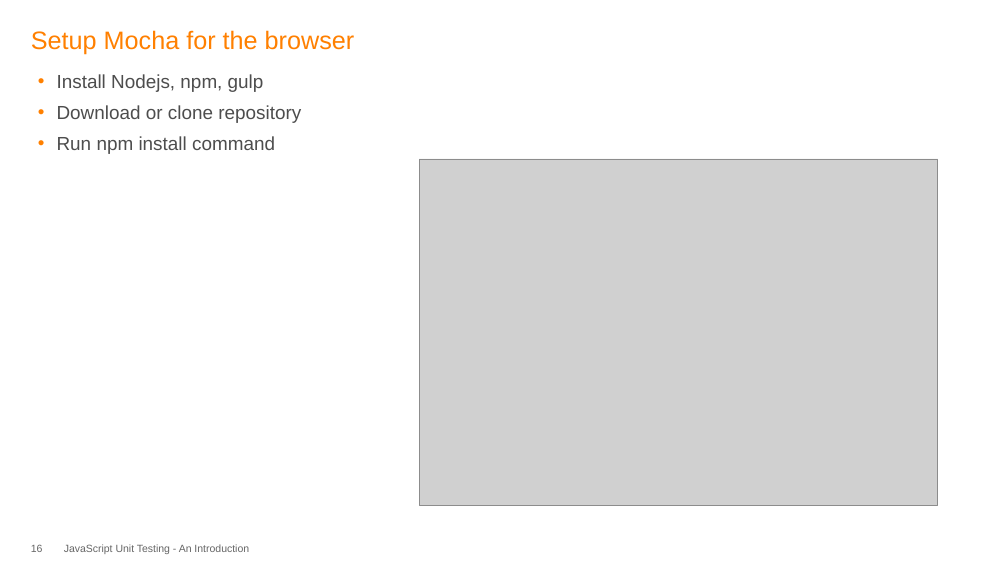
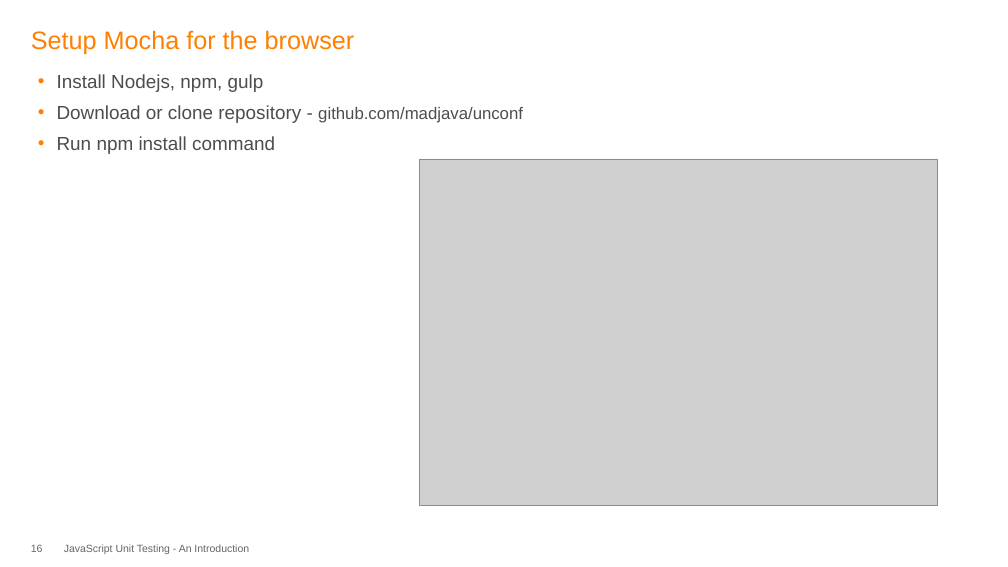
Before and after one commit to madjava/unconf, a slide deck: slide 16 of JavaScript Uint Testing.pptx. Drawn at 1008x567 pixels with LibreOffice and Linux fonts; fonts in the diff are those of the drawing; grey boxes stand for pictures; background and template pictures are left out. Boxes give left, top, right and bottom in pixels: in the first picture for what was removed or moved away, otherwise in the second. Text is boxed around its words. In the diff, an @@ line names an element or a change of style, - is before the commit and + after.

```diff
--- a/JavaScript Uint Testing.pptx
+++ b/JavaScript Uint Testing.pptx
@@ text at [57, 105, 523, 123]: text changed @@
-  • Download or clone repository
+  • Download or clone repository - github.com/madjava/unconf
```
Also in this commit, not shown: 5 other slides changed.
